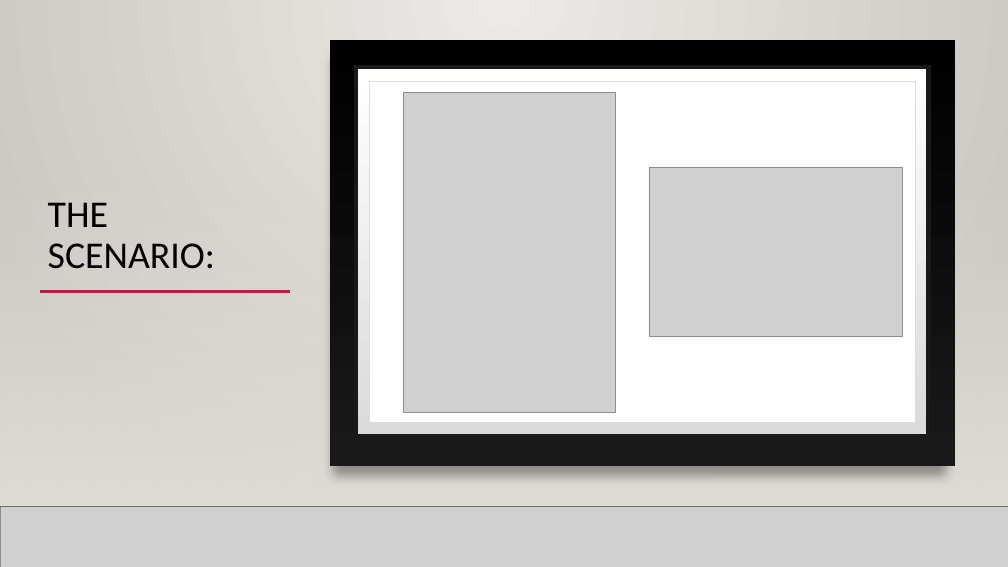
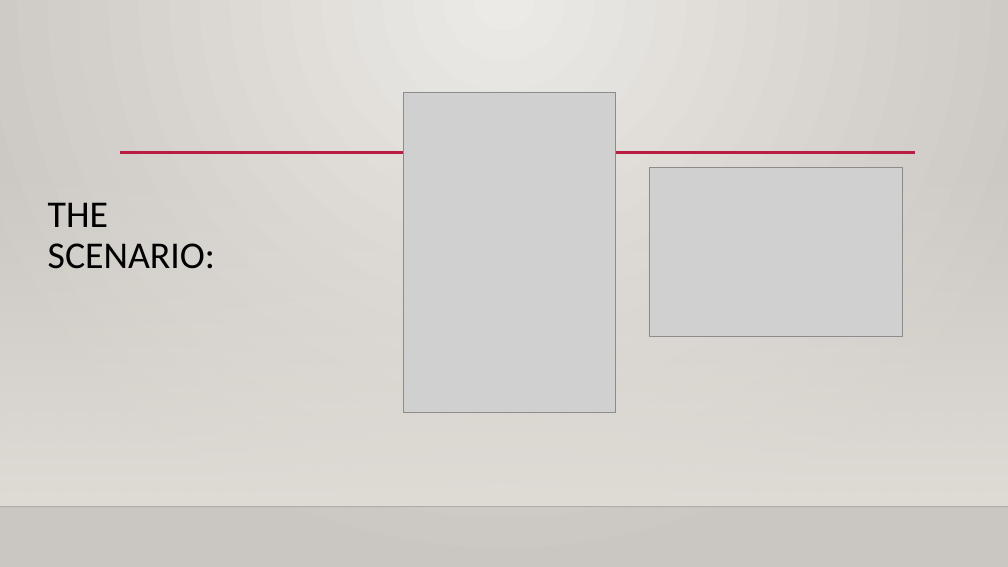
Before and after one commit to scavazos4/Project_One, a slide deck: slide 2 of Sacramento Real Estate.pptx. Drawn at 1008x567 pixels with LibreOffice and Linux fonts; fonts in the diff are those of the drawing; grey boxes stand for pictures; background and template pictures are left out. Boxes give left, top, right and bottom in pixels: in the first picture for what was removed or moved away, otherwise in the second. Text is boxed around its words. In the diff, an @@ line names an element or a change of style, - is before the commit and + after.

```diff
--- a/Sacramento Real Estate.pptx
+++ b/Sacramento Real Estate.pptx
@@ rectangle removed at box(0, 0, 1008, 567) @@
@@ rectangle removed at box(330, 40, 955, 466) @@
@@ rectangle removed at box(356, 67, 929, 436) @@
@@ rectangle removed at box(370, 81, 916, 423) @@
@@ rectangle removed at box(0, 167, 1008, 507) @@
@@ rectangle removed at box(0, 167, 1008, 507) @@
@@ line removed from (40, 292) to (290, 292) @@
@@ line removed from (200, 292) to (914, 292) @@
@@ line removed from (0, 507) to (1008, 507) @@
@@ picture removed at box(0, 507, 1008, 567) @@
@@ line removed from (0, 507) to (1008, 507) @@
```
Also in this commit, not shown: 9 other slides changed, 1 slide added.
